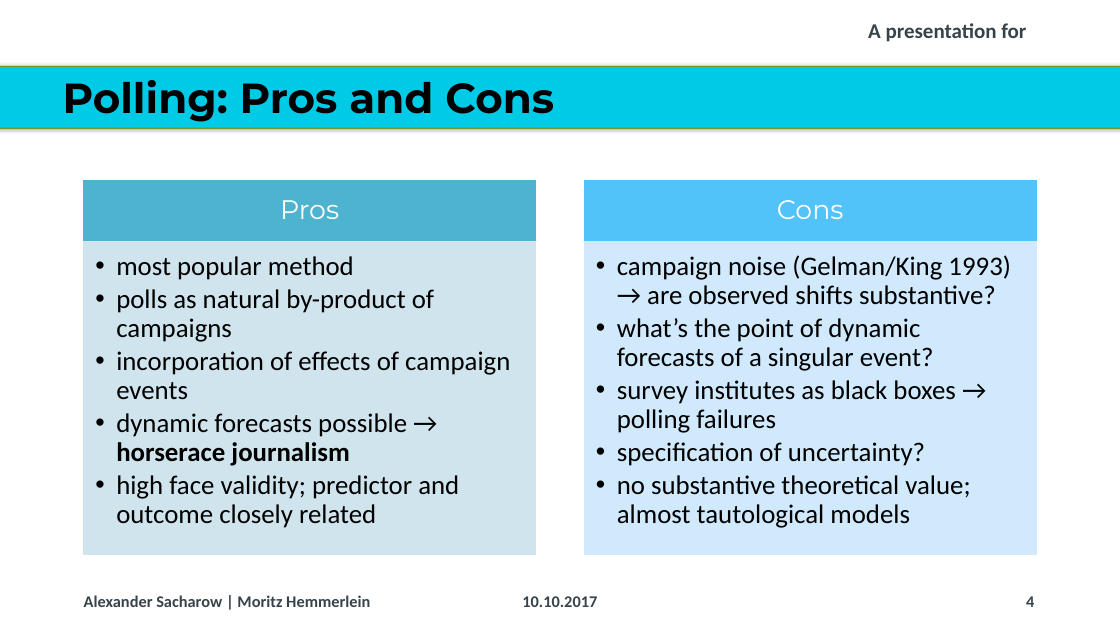
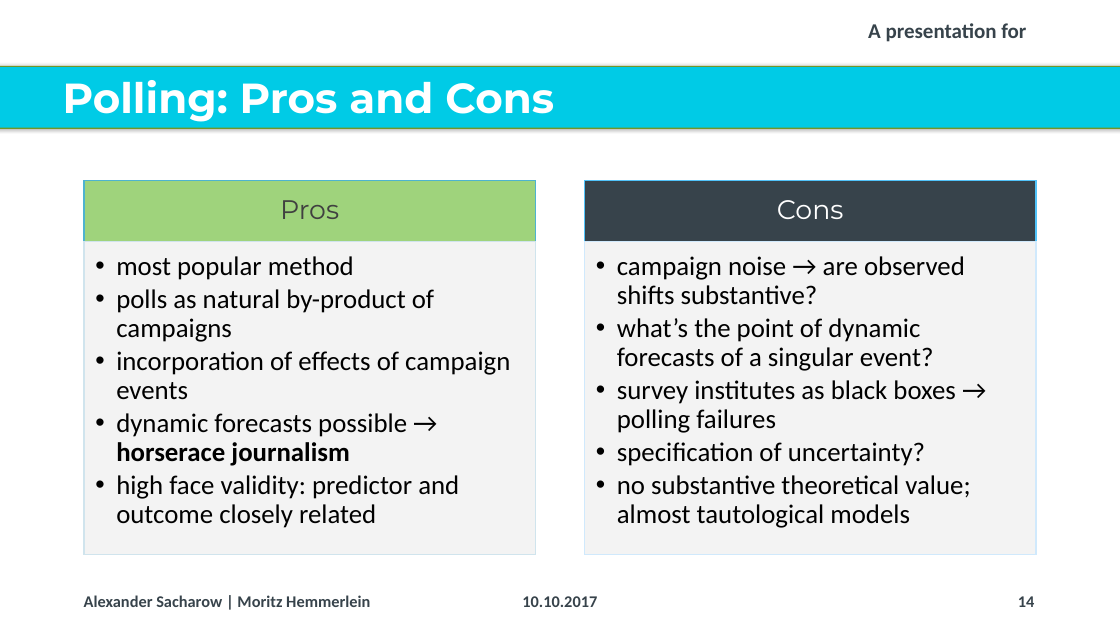
Before and after one commit to Corrod3/ElectionForecasting, a slide deck: slide 14 of Dalia Presentation/20171006_Dalia_Lunchtime Talk_Election Forecasting_v2.pptx (slide 4 before the commit). Drawn at 1120x630 pixels with LibreOffice and Linux fonts; fonts in the diff are those of the drawing; background and template pictures are left out. Boxes give left, top, right and bottom in pixels: in the first picture for what was removed or moved away, otherwise in the second. Text is boxed around its words. In the diff, an @@ line names an element or a change of style, - is before the commit and + after.

```diff
--- a/Dalia Presentation/20171006_Dalia_Lunchtime Talk_Election Forecasting_v2.pptx
+++ b/Dalia Presentation/20171006_Dalia_Lunchtime Talk_Election Forecasting_v2.pptx
@@ title "Polling: Pros and Cons" at <box>63,80,554,122</box>: text colour #000000 to #FFFFFF @@
@@ freeform shape "Pros" at <box>84,181,535,241</box>: text colour #FFFFFF to #404040; fill #4EB3CF to #9FD47D @@
@@ freeform shape "Cons" at <box>585,181,1036,241</box>: fill #51C3F9 to #37434B @@
@@ freeform shape "most popular method" at <box>84,241,535,555</box>: fill #D0E5ED at 90% opacity to #F2F2F2 at 90% opacity @@
@@ freeform shape "campaign noise → are observed ..." at <box>585,241,1036,555</box>: fill #D0E9FD at 90% opacity to #F2F2F2 at 90% opacity @@
@@ text in freeform shape at <box>617,256,965,305</box>: text changed @@
-  • campaign noise (Gelman/King 1993) → are observed shifts substantive?
+  • campaign noise → are observed shifts substantive?
@@ text in freeform shape at <box>116,475,459,528</box>: text changed @@
-  • high face validity; predictor and outcome closely related
+  • high face validity: predictor and outcome closely related
@@ page number at <box>1018,596,1035,607</box>: text changed @@
-4
+14
```
Also in this commit, not shown: 13 other slides changed, 1 slide added, 2 slides removed.
